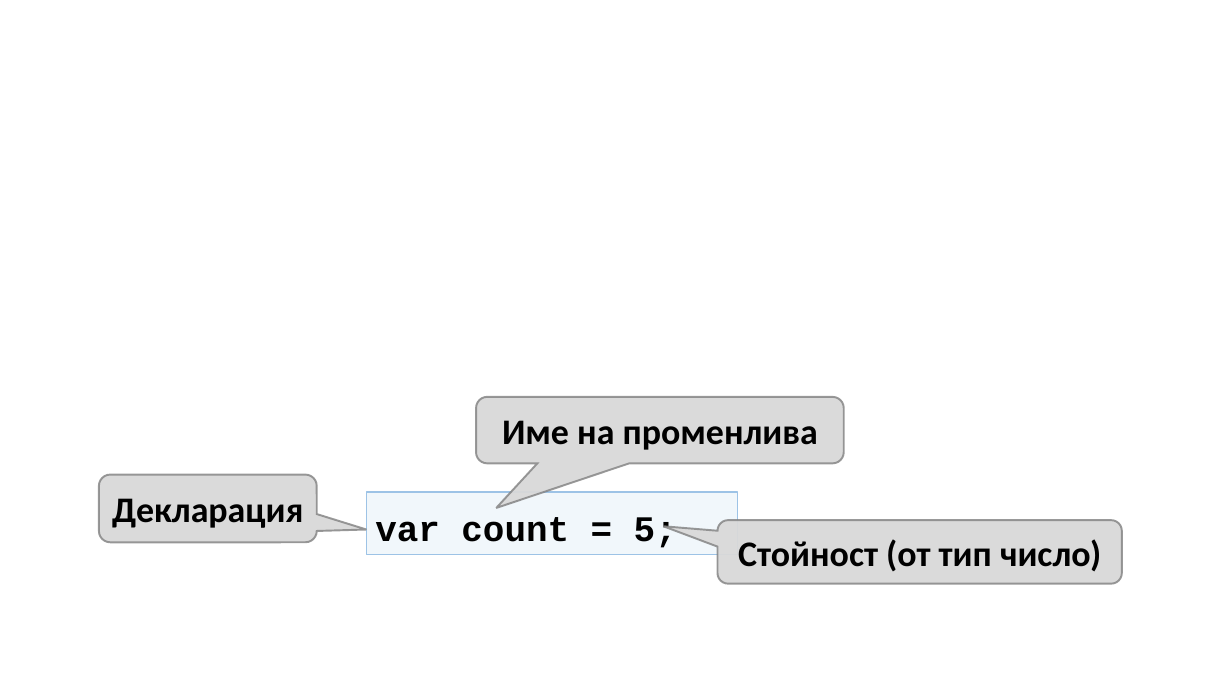
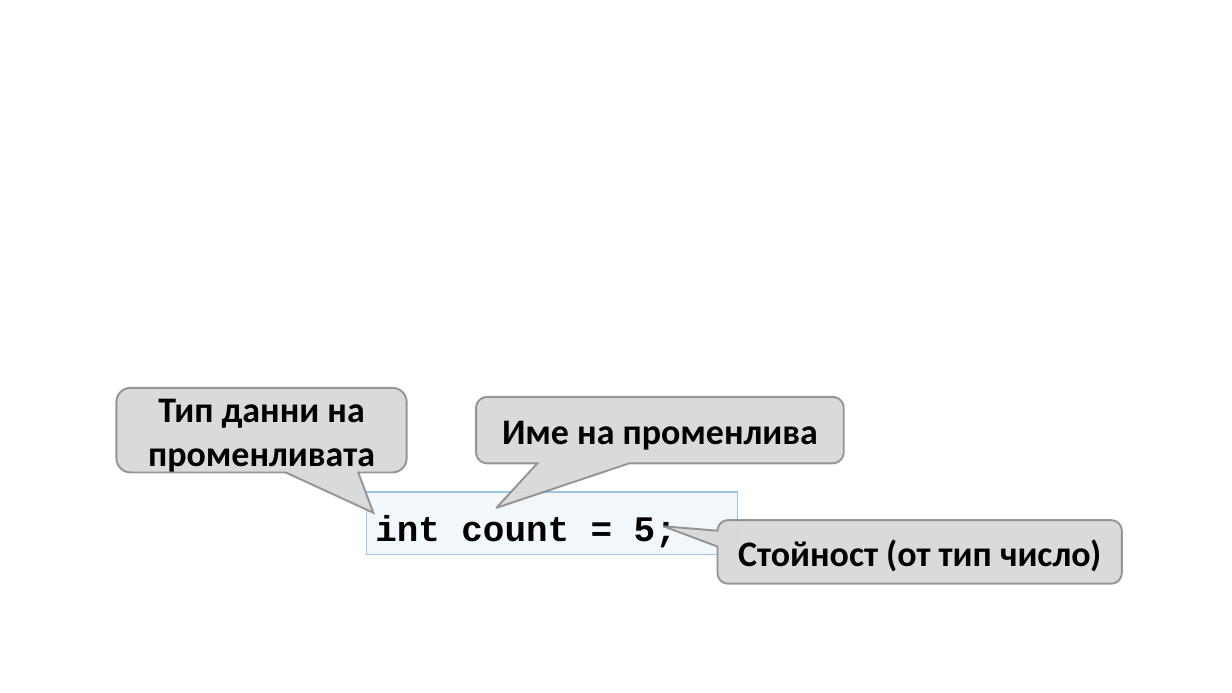
Before and after one commit to SoftUni/Programming-Basics-Book-CPP-BG, a slide deck: slide 3 of resources/wiki/Book-Images.pptx. Drawn at 1232x693 pixels with LibreOffice and Linux fonts; fonts in the diff are those of the drawing. Boxes give left, top, right and bottom in pixels: in the first picture for what was removed or moved away, otherwise in the second. Text is boxed around its words. In the diff, an @@ line names an element or a change of style, - is before the commit and + after.

```diff
--- a/resources/wiki/Book-Images.pptx
+++ b/resources/wiki/Book-Images.pptx
@@ rounded speech box "Тип данни на променливата": place and size @@
-rounded speech box "Тип данни на променливата" at [99,475,317,543]
+rounded speech box "Тип данни на променливата" at [116,388,407,473]
@@ rounded speech box "Тип данни на променливата" at [116,388,407,473]: proportions changed @@
@@ text in rounded speech box at [148,398,375,475]: text changed @@
-Декларация
+Тип данни на променливата
@@ text in rectangle at [375,515,677,548]: text changed @@
-var count = 5;
+int count = 5;
```
Also in this commit, not shown: 1 other file.
